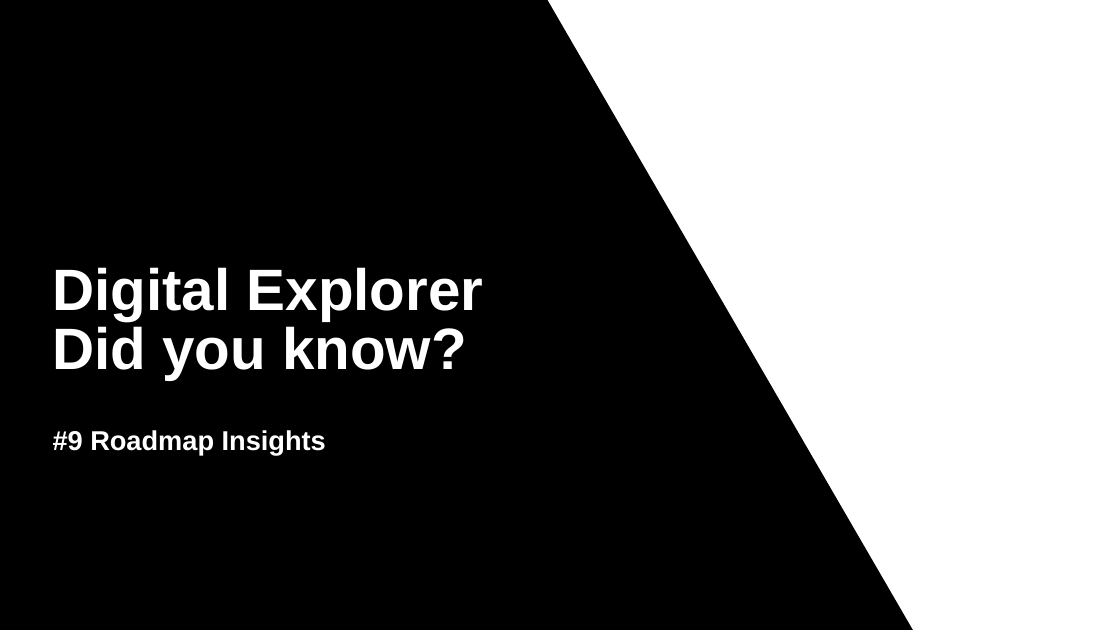
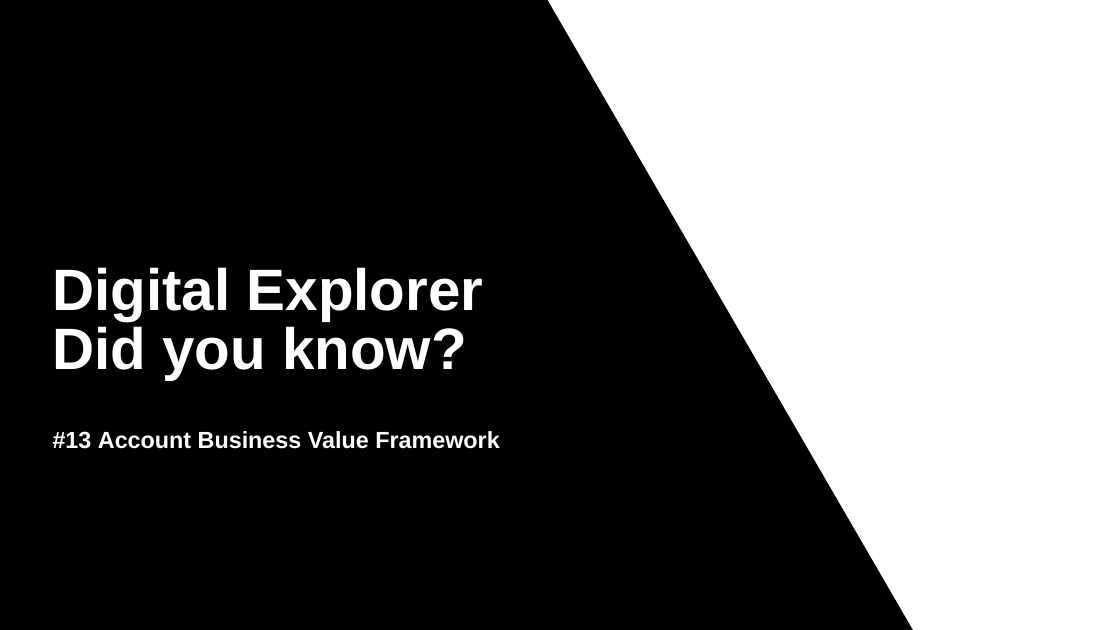
Before and after one commit to EnglishSid/DigitalExplorerDevNotes, a slide deck: slide 1 of Training/DidYouKnow/DYKBanner.pptx. Drawn at 1120x630 pixels with LibreOffice and Linux fonts; fonts in the diff are those of the drawing; background and template pictures are left out. Boxes give left, top, right and bottom in pixels: in the first picture for what was removed or moved away, otherwise in the second. Text is boxed around its words. In the diff, an @@ line names an element or a change of style, - is before the commit and + after.

Commit message:
:movie_camera: Did You Know videos

```diff
--- a/Training/DidYouKnow/DYKBanner.pptx
+++ b/Training/DidYouKnow/DYKBanner.pptx
@@ subtitle at (52, 431, 499, 449): text changed; size 28 to 24 pt @@
-#9 Roadmap Insights
+#13 Account Business Value Framework
```
Also in this commit, not shown: 4 other files.
